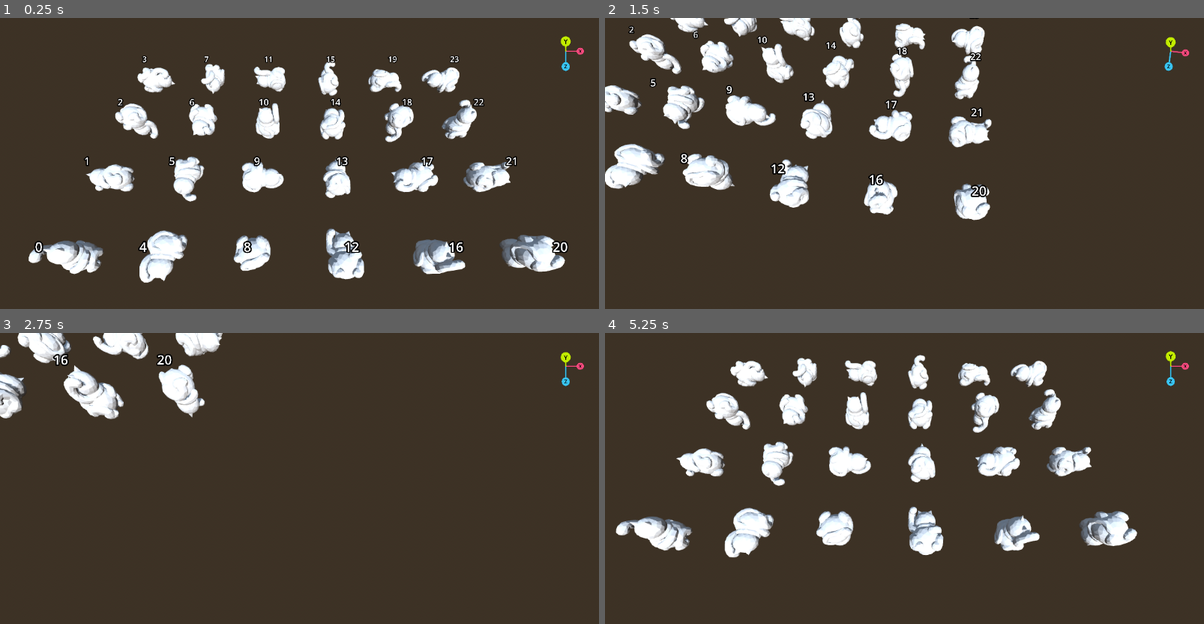
Above: before the commit, frames 1-4 (two rows, left to right).
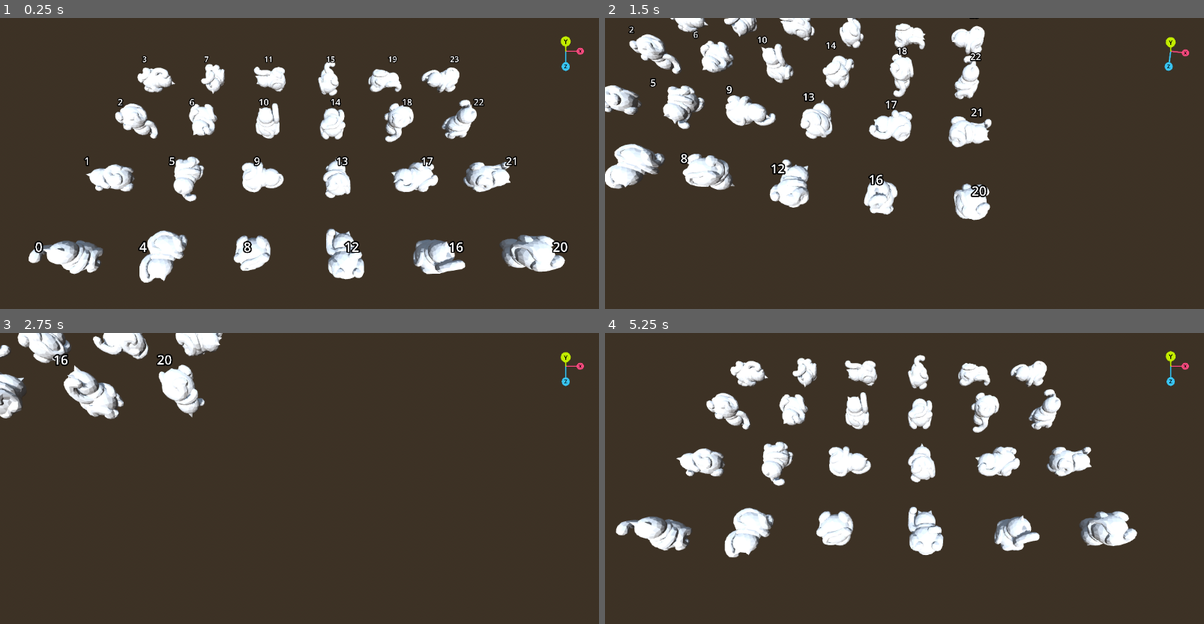
Above: after the commit, the same moments.

Repository: uguu-org/gridmap-orientation
Game: Godot game, scene res://root.tscn
Two runs of this game, one before a commit and one after it. Both use one fixed random seed, a clock stepped at 60 frames per second and the inputs below.
Inputs (mouse positions are in pixels of both pictures, inside the frame that each line leads up to):
- Up to frame 1 (0.25 s): no input
- Up to frame 2 (1.5 s): tap Enter at 0.5 s; move the mouse to (1036, 169) at 0.52 s; hold Right (move_right) 0.53-1.28 s; tap S (aim_down) at 0.6 s; move the mouse to (784, 204) at 1.27 s; hold Down (move_down) from 1.28 s (still down); tap A (aim_left) at 1.35 s
- Up to frame 3 (2.75 s): move the mouse to (359, 426) at 2.02 s; release Down (move_down) at 2.03 s; hold Right (move_right) from 2.03 s (still down); tap D (aim_right) at 2.1 s
- Up to frame 4 (5.25 s): move the mouse to (874, 568) at 2.77 s; release Right (move_right) at 2.78 s; hold Up (move_up) 2.78-3.53 s; tap one key every 0.75 s from 2.85 s: W (aim_up) Space (change_display_mode) Mouse wheel down (mouse_wheel_down) Mouse wheel up (mouse_wheel_up); move the mouse to (1084, 551) at 3.52 s; hold Left (move_left) 3.53-5.03 s; move the mouse to (724, 452) at 4.27 s; move the mouse to (934, 501) at 5.02 s; hold Down (move_down) from 5.03 s (still down)

The runs differ from the first frame. In frame 1, 2.5% of the frame differs, in the area x 5-94%, y 15-91%; in frame 2, 2.0%; in frame 3, 0.9%; in frame 4, 2.2%.

Commit message:
Updated light direction

Diff:
--- a/main.tscn
+++ b/main.tscn
@@ -34,7 +34,7 @@
 script = ExtResource("1_f8d48")
 
 [node name="DirectionalLight3D" type="DirectionalLight3D" parent="."]
-transform = Transform3D(-0.866024, -0.433016, 0.25, 0.493441, -0.659414, 0.567176, -0.0807427, 0.614548, 0.784736, 0, 0, 0)
+transform = Transform3D(-0.795306, -0.600038, 0.0862707, 0.464521, -0.511782, 0.722703, -0.389497, 0.614845, 0.685753, 0, 0, 0)
 shadow_enabled = true
 
 [node name="Camera3D" type="Camera3D" parent="."]
Binary file changed: doc/cube_orientations.png
Binary file changed: doc/neko_orientations.png
